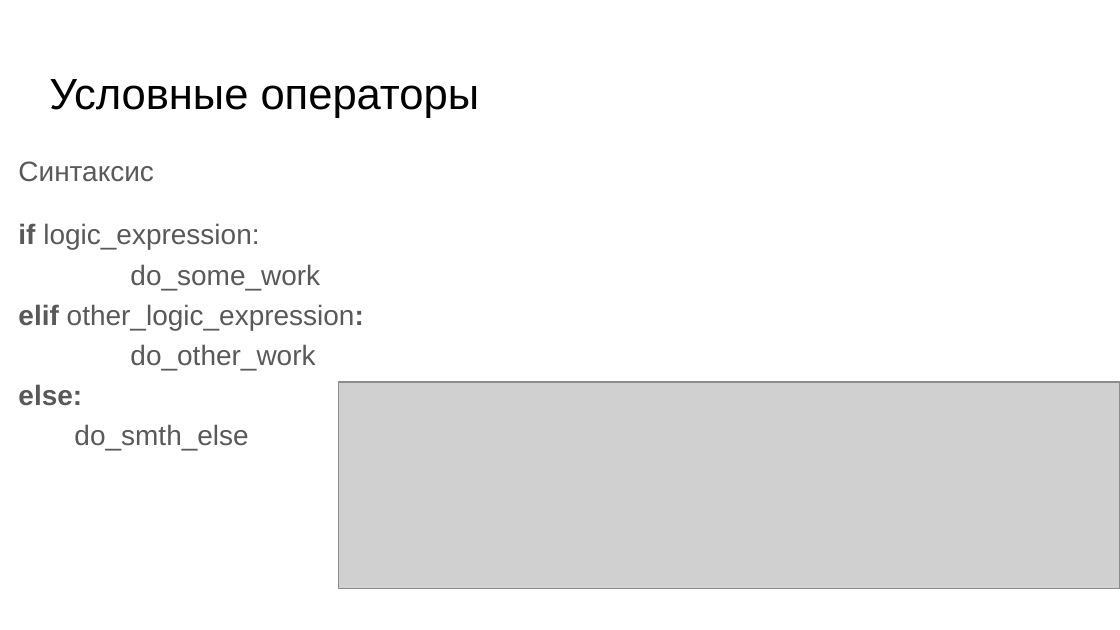
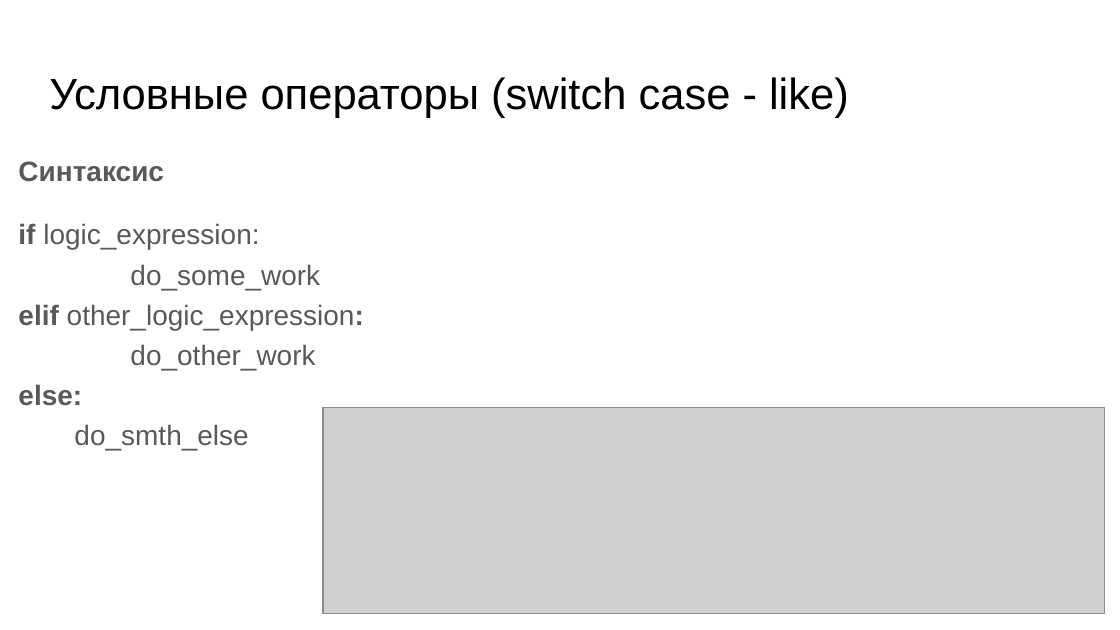
Before and after one commit to skhayrulin/python_course, a slide deck: slide 45 of lecture/Lecture3.pptx (slide 23 before the commit). Drawn at 1120x630 pixels with LibreOffice and Linux fonts; fonts in the diff are those of the drawing; grey boxes stand for pictures. Boxes give left, top, right and bottom in pixels: in the first picture for what was removed or moved away, otherwise in the second. Text is boxed around its words. In the diff, an @@ line names an element or a change of style, - is before the commit and + after.

```diff
--- a/lecture/Lecture3.pptx
+++ b/lecture/Lecture3.pptx
@@ title at (49,77,849,118): text changed @@
-Условные операторы
+Условные операторы (switch case - like)
@@ text at (18,161,164,182): bold on in "Синтаксис" @@
@@ picture: place and size @@
-picture at (338,382,1120,588)
+picture at (323,408,1104,614)
```
Also in this commit, not shown: 10 other slides changed, 38 slides added, 4 slides removed, 1 other file.
